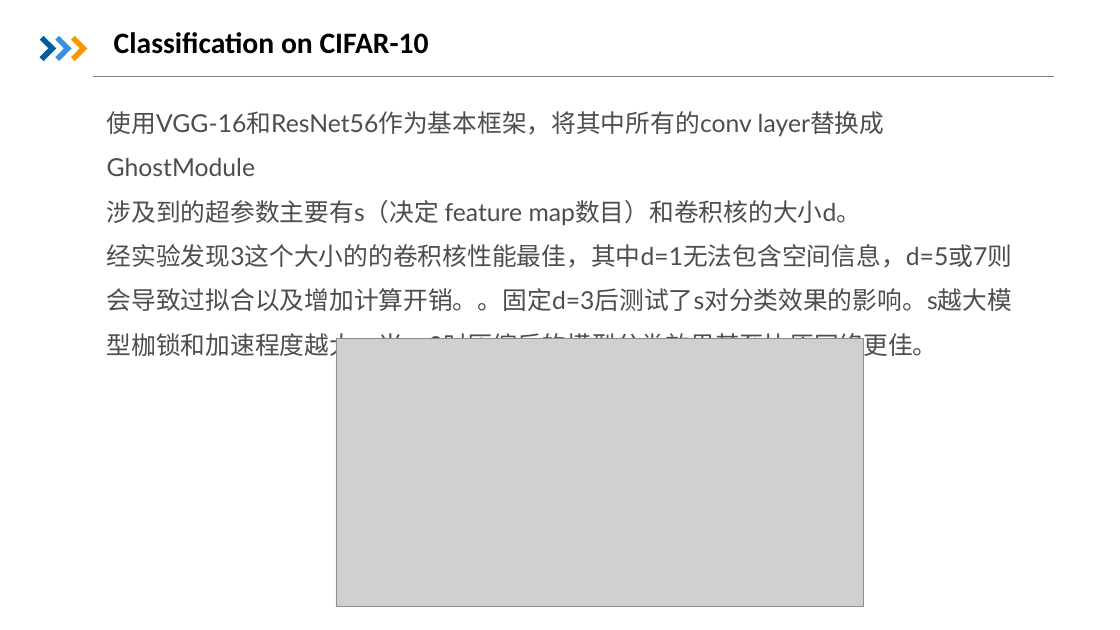
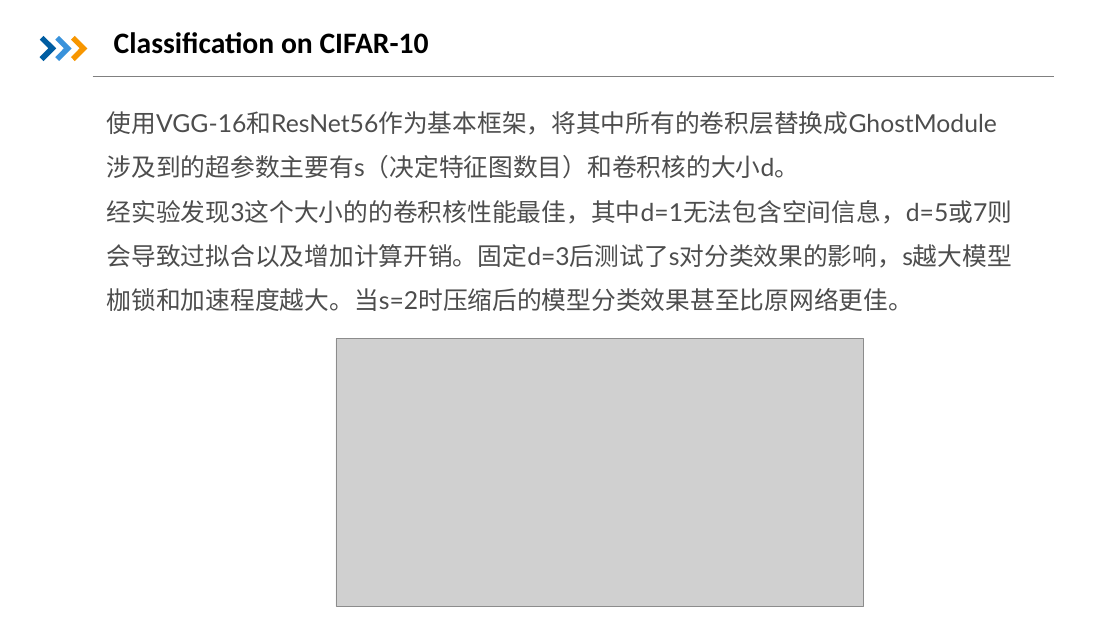
Before and after one commit to HEU-CS/new-database-liujiaqi, a slide deck: slide 15 of 刘嘉琪 S320060060.pptx. Drawn at 1120x630 pixels with LibreOffice and Linux fonts; fonts in the diff are those of the drawing; grey boxes stand for pictures; background and template pictures are left out. Boxes give left, top, right and bottom in pixels: in the first picture for what was removed or moved away, otherwise in the second. Text is boxed around its words. In the diff, an @@ line names an element or a change of style, - is before the commit and + after.

```diff
--- a/刘嘉琪 S320060060.pptx
+++ b/刘嘉琪 S320060060.pptx
@@ text at box(107, 111, 1013, 311): text changed @@
-使用VGG-16和ResNet56作为基本框架，将其中所有的conv layer替换成GhostModule
-涉及到的超参数主要有s（决定 feature map数目）和卷积核的大小d。
-经实验发现3这个大小的的卷积核性能最佳，其中d=1无法包含空间信息，d=5或7则会导致过拟合以及增加计算开销。。固定d=3后测试了s对分类效果的影响。s越大模型枷锁和加速程度越大。当s=2时压缩后的模型分类效果甚至比原网络更佳。
+使用VGG-16和ResNet56作为基本框架，将其中所有的卷积层替换成GhostModule
+涉及到的超参数主要有s（决定特征图数目）和卷积核的大小d。
+经实验发现3这个大小的的卷积核性能最佳，其中d=1无法包含空间信息，d=5或7则会导致过拟合以及增加计算开销。固定d=3后测试了s对分类效果的影响，s越大模型枷锁和加速程度越大。当s=2时压缩后的模型分类效果甚至比原网络更佳。
```
Also in this commit, not shown: 3 other slides changed.
